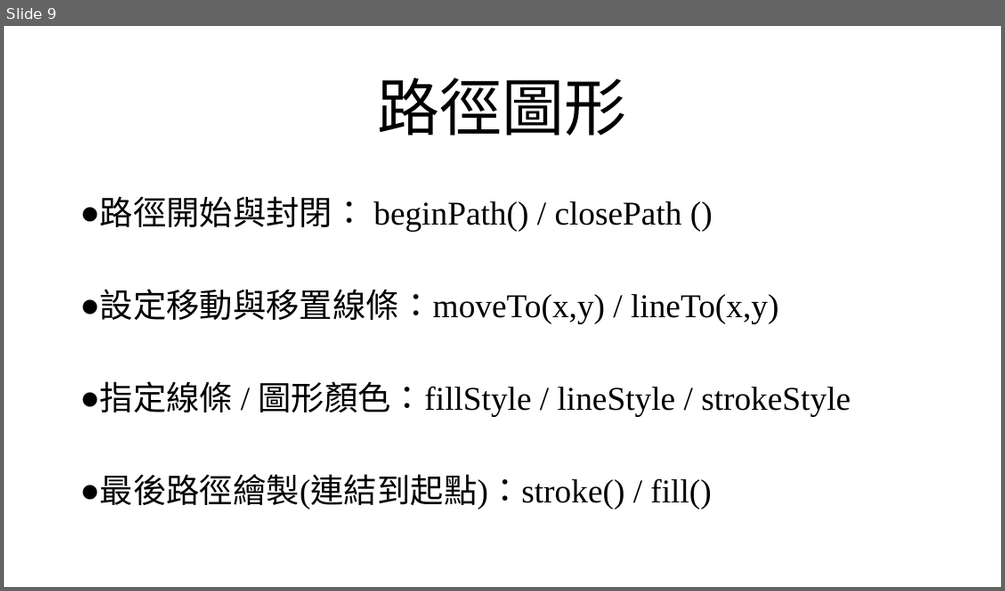
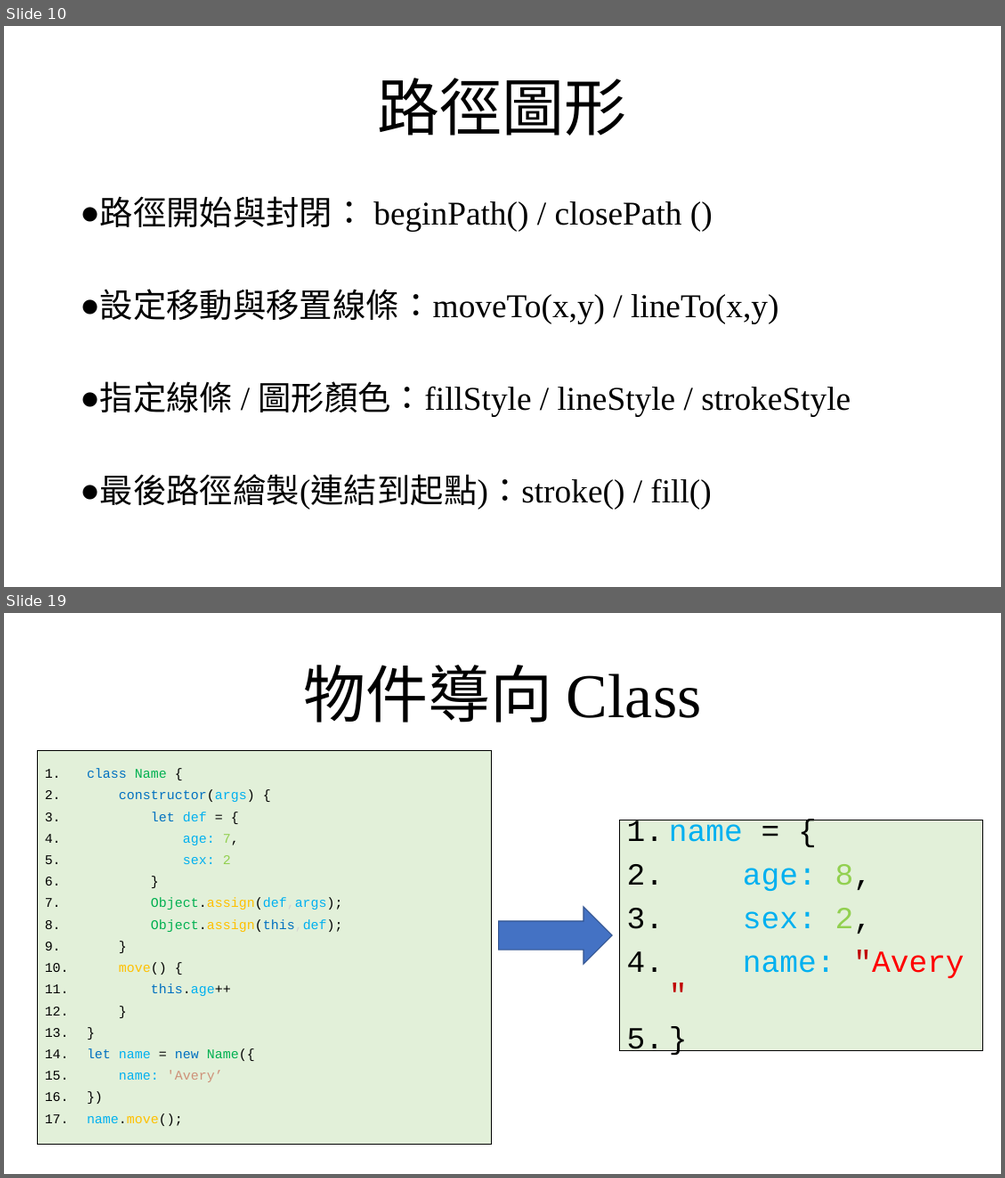
Before and after one commit to beenyan/RLSB, a slide deck: 俄羅斯方塊.pptx. Shown one above the other, each under a label of ours: slide 9 before the commit, slides 10 and 19 after it; the slides between them are not shown. The pictures are 1005x591 and 1005x1178 pixels, drawn with LibreOffice and Linux fonts; fonts in the diff are those of the drawing; background and template pictures are left out. Boxes give left, top, right and bottom in pixels: in the first picture for what was removed or moved away, otherwise in the second. Text is boxed around its words. In the diff, an @@ line names an element or a change of style, - is before the commit and + after.

```diff
--- a/俄羅斯方塊.pptx
+++ b/俄羅斯方塊.pptx
@@ slide 19 added at box(4, 613, 1001, 1174), background picture (left out) @@
@@ title added at box(303, 665, 702, 722), 60 pt, text #000000 @@
+物件導向 Class
@@ text added at box(38, 751, 492, 1144), fill #E2F0D9, outline #000000 0.75 pt, 12.8 pt, text #00B0F0 @@
+1. class Name {
+2. constructor(args) {
+3. let def = {
+4. age: 7,
+5. sex: 2
+6. }
+7. Object.assign(def,args);
+8. Object.assign(this,def);
+9. }
+10. move() {
+11. this.age++
+12. }
+13. }
+14. let name = new Name({
+15. name: 'Avery’
+16. })
+17. name.move();
@@ rectangle added at box(619, 819, 983, 1051), fill #E2F0D9, outline #000000 0.75 pt, 29.6 pt, text #00B0F0 @@
+1. name = {
+2. age: 8,
+3. sex: 2,
+4. name: "Avery"
+5. }
@@ right arrow added at box(498, 907, 612, 965), fill #4472C4, outline #325491 1 pt @@
@@ what was slide 9 is now slide 10 @@
```
Also in this commit, not shown: 6 slides changed, 7 other slides added, 4 slides removed, 3 other files.
